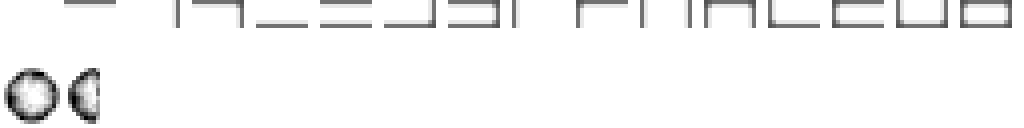
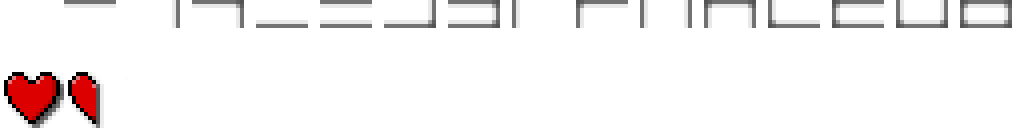
The second (1024, 128) image is a revision of the first. Changes to its layers:
renamed "Calque Copié" to "Calque copié #1", painted on it over [68, 68, 104, 128]
renamed "coeurs #1" to "Calque copié", painted on it over [4, 68, 100, 128]
